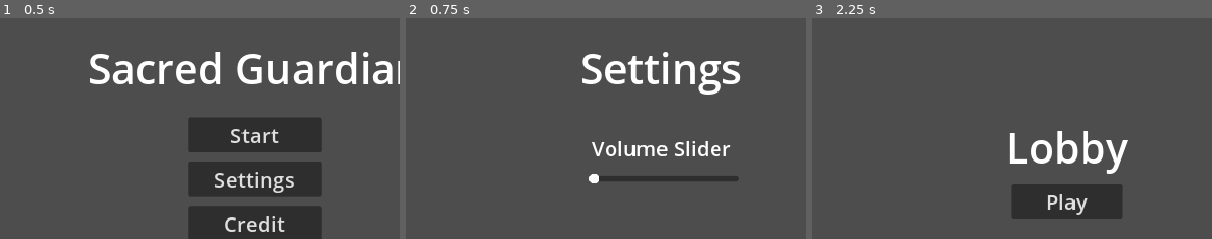
Above: before the commit, frames 1-3 (left to right).
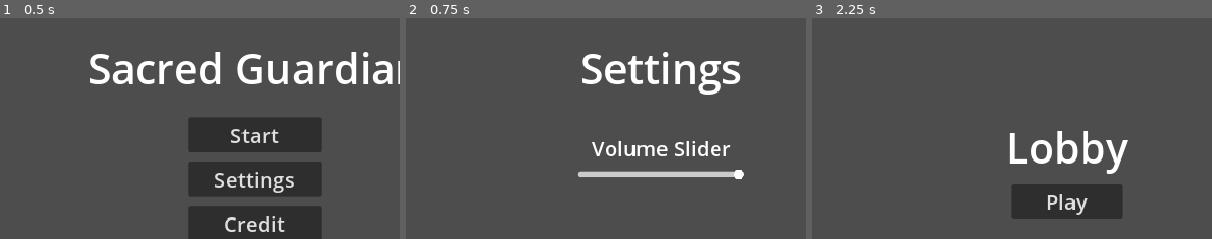
Above: after the commit, the same moments.

Repository: shafiq1rwan/sacred-guardian
Game: Godot game, scene res://games/main_menu.tscn
The game is run twice, just before and just after one commit, with the same random seed, the same clock (stepped at 60 frames per second) and the same inputs.
Inputs:
- Up to frame 1 (0.5 s): no input
- Up to frame 2 (0.75 s): click "Settings" at 0.5 s
- Up to frame 3 (2.25 s): click "Back to Main Menu" at 1.25 s; click "Start" at 2 s
The pictures show only the part of the screen within x 18-68%, y 21-71%; the shares and areas given below are measured in that part.

Frame 1 is identical in both runs. In frame 2, 1.8% of the frame differs, in the area x 42-85%, y 68-75%; in frame 3, nothing differs.

Commit message:
Add volume slider

Diff:
--- a/games/bullet.gd
+++ b/games/bullet.gd
@@ -14,11 +14,3 @@
 
 func _on_body_entered(_body):
 	queue_free()
-
-	#const IMPACT = preload("res://assets/pistol/impact/impact.tscn")
-	#var impact = IMPACT.instantiate()
-	#get_parent().add_child(impact)
-	#impact.global_position = global_position
-	#
-	#if body.has_method("take_damage"):
-		#body.take_damage()
--- a/games/settings.gd
+++ b/games/settings.gd
@@ -1,4 +1,12 @@
 extends Control
+@export var bus_name: String
+var bgm = AudioServer.get_bus_index("BGM")
+
+func _ready():
+	%VolumeSlider.value = db_to_linear(bgm)
 
 func _on_back_button_pressed():
 	get_tree().change_scene_to_file("res://games/main_menu.tscn")
+
+func _on_volume_slider_value_changed(value):
+	AudioServer.set_bus_volume_db(bgm, linear_to_db(value))
--- a/games/settings.tscn
+++ b/games/settings.tscn
@@ -1,6 +1,5 @@
-[gd_scene load_steps=4 format=3 uid="uid://dhi4ut5yr4d8r"]
+[gd_scene load_steps=3 format=3 uid="uid://dhi4ut5yr4d8r"]
 
-[ext_resource type="Script" path="res://games/volume_slider.gd" id="1_nm8a6"]
 [ext_resource type="Script" path="res://games/settings.gd" id="1_squju"]
 [ext_resource type="AudioStream" uid="uid://do831soc0hl7e" path="res://assets/bgm/Main Menu BGM.wav" id="2_f207q"]
 
@@ -14,22 +13,6 @@
 script = ExtResource("1_squju")
 
 [node name="CanvasLayer" type="CanvasLayer" parent="."]
-
-[node name="VolumeSlider" type="HSlider" parent="CanvasLayer"]
-anchors_preset = 8
-anchor_left = 0.5
-anchor_top = 0.5
-anchor_right = 0.5
-anchor_bottom = 0.5
-offset_left = -104.0
-offset_top = 36.0
-offset_right = 112.0
-offset_bottom = 52.0
-grow_horizontal = 2
-grow_vertical = 2
-max_value = 1.0
-step = 0.001
-script = ExtResource("1_nm8a6")
 
 [node name="VolumeLabel2" type="Label" parent="CanvasLayer"]
 anchors_preset = 8
@@ -69,8 +52,26 @@
 theme_override_font_sizes/font_size = 30
 text = "Back to Main Menu"
 
+[node name="VolumeSlider" type="HSlider" parent="CanvasLayer"]
+unique_name_in_owner = true
+anchors_preset = 8
+anchor_left = 0.5
+anchor_top = 0.5
+anchor_right = 0.5
+anchor_bottom = 0.5
+offset_left = -120.0
+offset_top = 20.0
+offset_right = 120.0
+offset_bottom = 56.0
+grow_horizontal = 2
+grow_vertical = 2
+max_value = 1.0
+step = 0.001
+
 [node name="BGM" type="AudioStreamPlayer2D" parent="."]
 stream = ExtResource("2_f207q")
 autoplay = true
+bus = &"BGM"
 
 [connection signal="pressed" from="CanvasLayer/BackButton" to="." method="_on_back_button_pressed"]
+[connection signal="value_changed" from="CanvasLayer/VolumeSlider" to="." method="_on_volume_slider_value_changed"]
--- a/games/volume_slider.gd
+++ /dev/null
@@ -1,11 +0,0 @@
-extends HSlider
-
-@export var bus_name: String
-var bus_index: int
-
-func _ready():
-	bus_index = AudioServer.get_bus_index(bus_name)
-	value_changed.connect(_on_value_changed)
-
-func _on_value_changed(value: float) -> void:
-	AudioServer.set_bus_volume_db(bus_index, linear_to_db(value))
